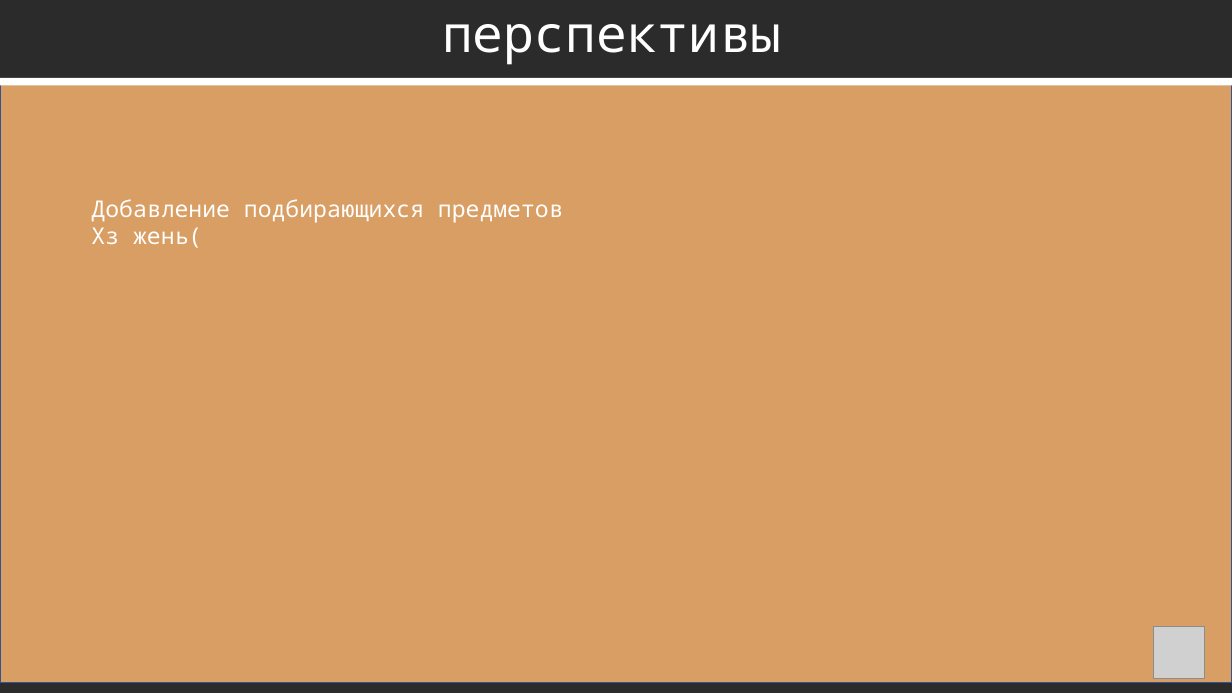
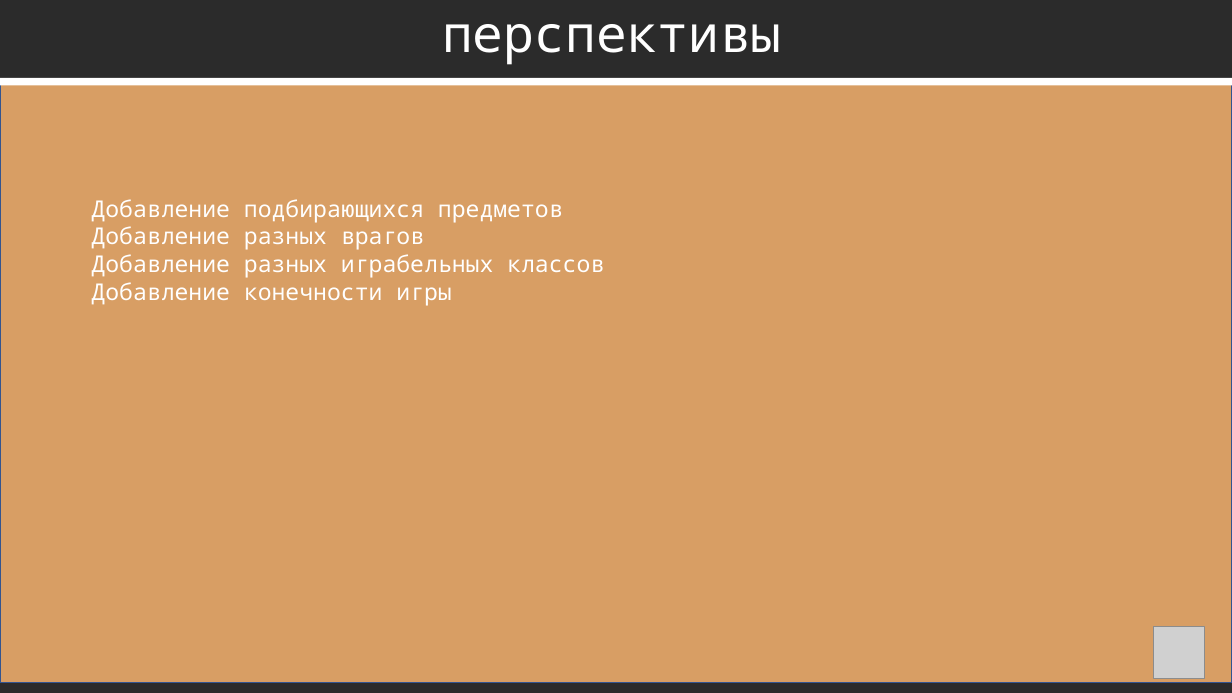
Before and after one commit to myatnyi/pygame-project, a slide deck: slide 9 of презентация к проектику.pptx. Drawn at 1232x693 pixels with LibreOffice and Linux fonts; fonts in the diff are those of the drawing; grey boxes stand for pictures; background and template pictures are left out; a plain dark background stands for a picture behind light text. Boxes give left, top, right and bottom in pixels: in the first picture for what was removed or moved away, otherwise in the second. Text is boxed around its words. In the diff, an @@ line names an element or a change of style, - is before the commit and + after.

```diff
--- a/презентация к проектику.pptx
+++ b/презентация к проектику.pptx
@@ text at bbox=[91, 226, 604, 306]: text changed @@
-Хз жень(
+Добавление разных врагов
+Добавление разных играбельных классов
+Добавление конечности игры
```
Also in this commit, not shown: 1 other slide changed.
